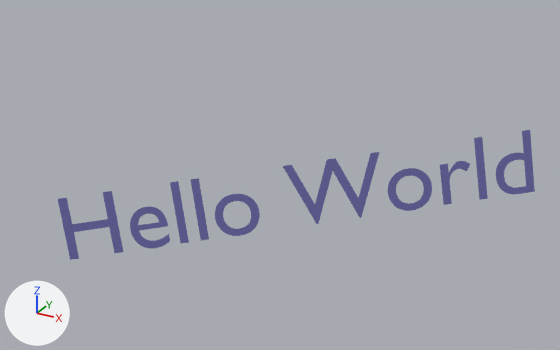
Renders of the glTF model public/models/Text.glb from each side of a commit.
Rendered twice from a camera (50 mm lens) standing at (4.71, -8.58, 4.99) and looking at (0.01, -0.03, 0.71). Every picture has the same lights, and +X, +Y and +Z are marked at lower left.

Script lines for the objects in view, before the commit:
```python
me_text = bpy.data.meshes.new('Text')
me_text.from_pydata(...)  # 461 vertices, 449 faces; spans x 0.08..5.14, y -0.01..0.68, z 0.0
me_text.materials.append(mat_material_001)  # blue #6b67a9
ob_text = bpy.data.objects.new('Text', me_text)
ob_text.location = (-1.634, -2.571, 0.188)
ob_text.rotation_euler = (1.365, -0.129, 0.57)  # degrees (78, -7.4, 33)
ob_text.scale = (1.14, 1.14, 1.14)
```
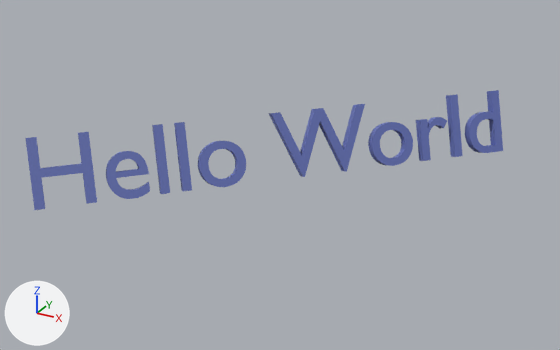
Patch to the scene script:
```diff
--- a/public/models/Text.glb.py
+++ b/public/models/Text.glb.py
@@ me_text @@
 # used by ob_text; location = (-1.634, -2.571, 0.188); rotation_euler = (1.365, -0.129, 0.57), in degrees (78, -7.4, 33); scale = (1.14, 1.14, 1.14)
-me_text.from_pydata(...)  # 461 vertices, 449 faces; spans x 0.08..5.14, y -0.01..0.68, z 0.0
+me_text.from_pydata(...)  # 922 vertices, 1820 faces; spans x 0.08..5.14, y -0.01..0.68, z 0.0..0.1
+# me_text part 1: 461 vertices added at x 0.08..5.14, y -0.01..0.68, z 0.1
 me_text.materials.append(mat_material_001)
@@ ob_text @@
 ob_text = bpy.data.objects.new('Text', me_text)
-ob_text.location = (-1.634, -2.571, 0.188)
-ob_text.rotation_euler = (1.365, -0.129, 0.57)  # degrees (78, -7.4, 33)
-ob_text.scale = (1.14, 1.14, 1.14)
+ob_text.location = (-2.502, -2.263, 0.54)
+ob_text.rotation_euler = (1.226, 0.00466, 0.815)  # degrees (70, 0.3, 47)
+ob_text.scale = (1.36, 1.36, 1.36)
```

Location of each change, [x1, y1, x2, y2] in pixels of the pictures (560 x 350 px):
'Text', reshaped, moved, turned, rescaled
    before: [58, 130, 535, 260]
    after: [25, 90, 503, 210]
part 1 of me_text, added (blue)
    after: [25, 90, 503, 210]
